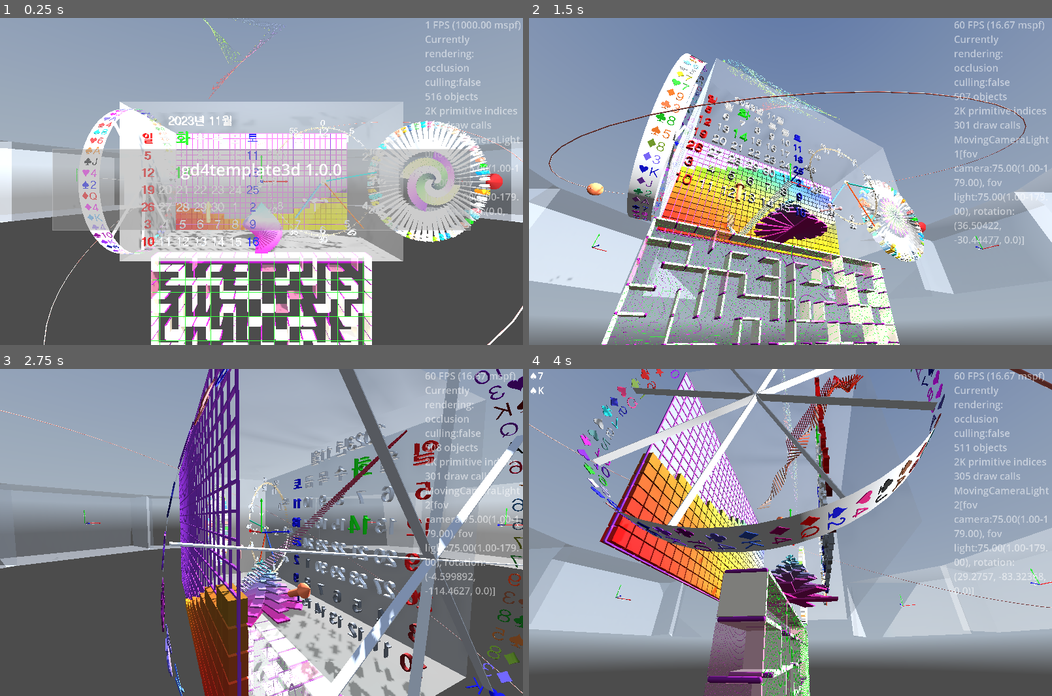
Above: before the commit, frames 1-4 (two rows, left to right).
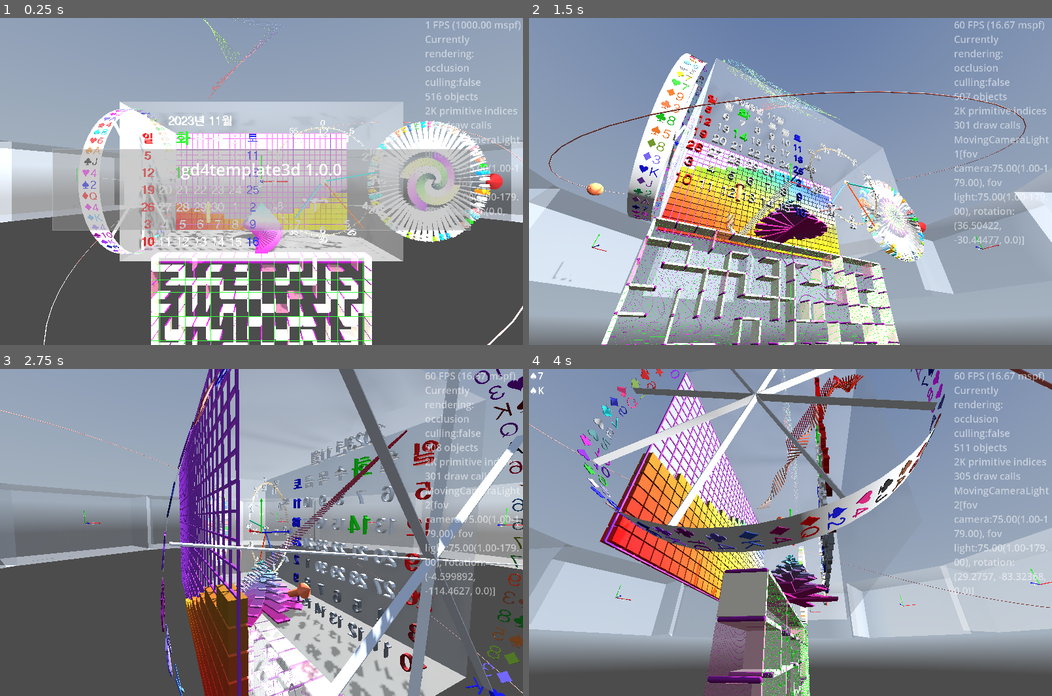
Above: after the commit, the same moments.

Repository: kasworld/gd4template3d
Game: Godot game, scene res://main.tscn
Same seed, same stepped clock (60 frames per second), same inputs: the game is played once before the commit and once after it. A sky picture missing from this copy of the repository is replaced by a grey-blue gradient.
Inputs (mouse positions are in pixels of both pictures, inside the frame that each line leads up to):
- Up to frame 1 (0.25 s): no input
- Up to frame 2 (1.5 s): tap Enter at 0.5 s; move the mouse to (905, 165) at 0.52 s; hold Right 0.53-1.28 s; tap Q at 0.6 s; click (905, 165) at 0.67 s; move the mouse to (685, 197) at 1.27 s; hold Down from 1.28 s (still down); tap E at 1.35 s
- Up to frame 3 (2.75 s): move the mouse to (313, 460) at 2.02 s; release Down at 2.03 s; hold Right from 2.03 s (still down); tap Enter at 2.1 s
- Up to frame 4 (4 s): move the mouse to (764, 597) at 2.77 s; release Right at 2.78 s; hold Up 2.78-3.53 s; tap Q at 2.85 s; click (764, 597) at 2.92 s; move the mouse to (947, 581) at 3.52 s; hold Left from 3.53 s (still down); tap E at 3.6 s

The runs differ from the first frame. In frame 2, 3.0% of the frame differs, in the area x 4-78%, y 12-100%; in frame 3, 3.9%, in the area x 6-100%, y 1-100%; in frame 4, 1.4%.

Commit message:
more camera far length

Diff:
--- a/main.gd
+++ b/main.gd
@@ -66,8 +66,8 @@
 	timed_message_init()
 	$OmniLight3D.position = Vector3(0,0,WorldSize.length())
 	$OmniLight3D.omni_range = WorldSize.length()*2
-	$MovingCameraLightHober.set_center_pos_far( Vector3.ZERO, Vector3(0, 0, WorldSize.z), WorldSize.length()*2)
-	$MovingCameraLightAround.set_center_pos_far( Vector3.ZERO, Vector3(0, 0, WorldSize.z), WorldSize.length()*2)
+	$MovingCameraLightHober.set_center_pos_far( Vector3.ZERO, Vector3(0, 0, WorldSize.z), WorldSize.length()*3)
+	$MovingCameraLightAround.set_center_pos_far( Vector3.ZERO, Vector3(0, 0, WorldSize.z), WorldSize.length()*3)
 	$GlassCabinet.init(WorldSize)
 
 	glass_cabinet_demo()
